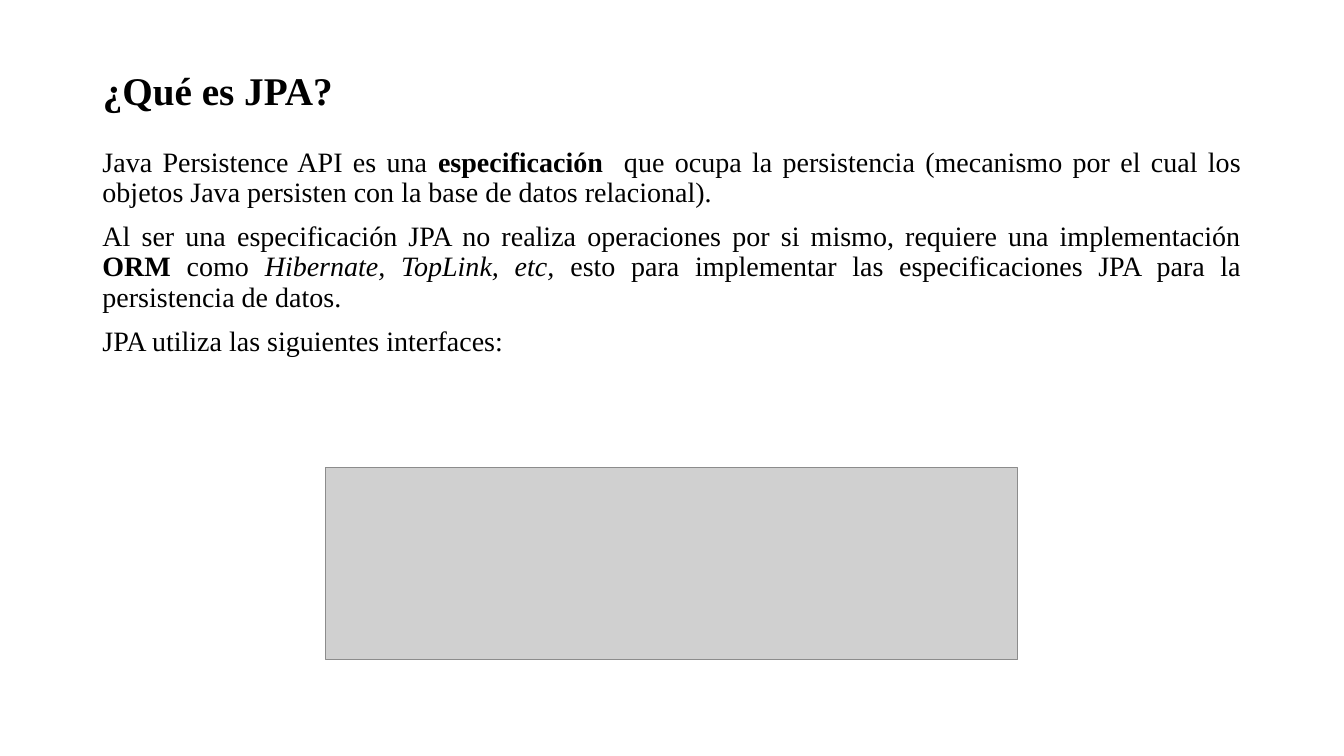
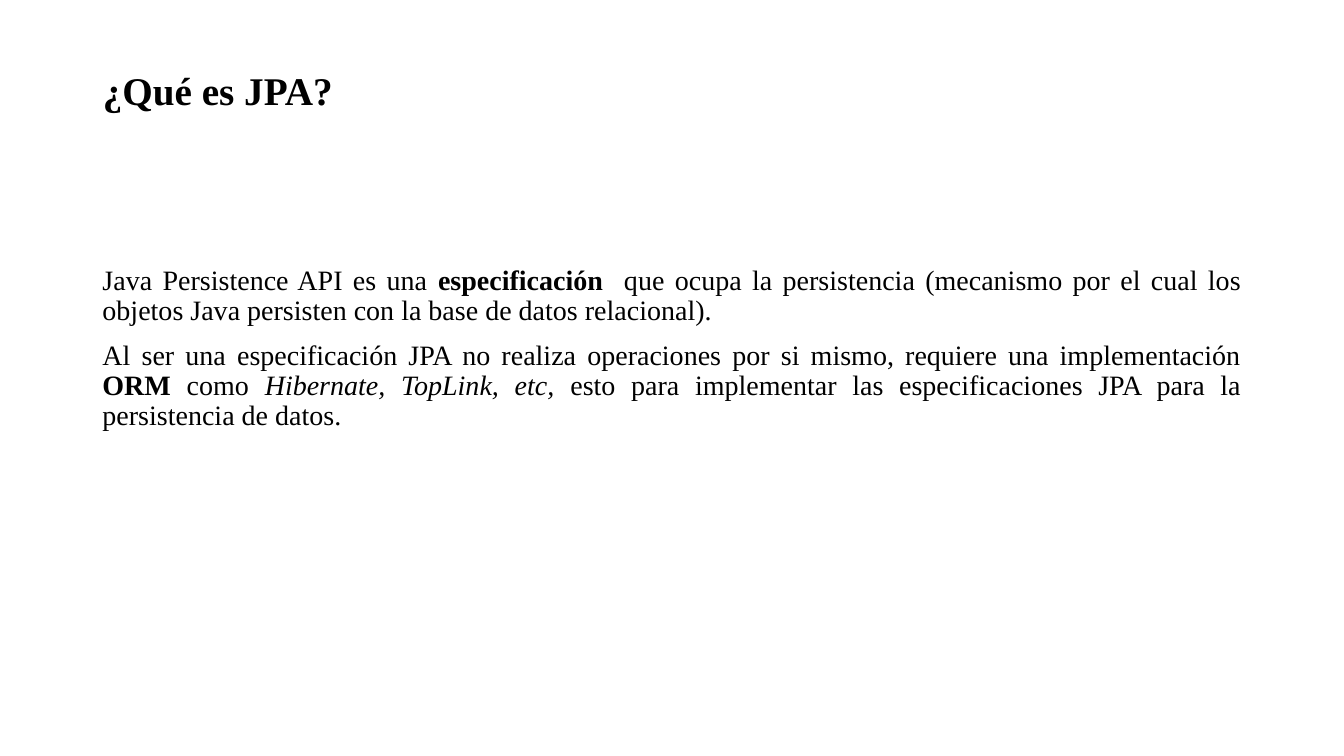
Before and after one commit to soycperez/jpa-concepts, a slide deck: slide 3 of JPA.pptx. Drawn at 1344x756 pixels with LibreOffice and Linux fonts; fonts in the diff are those of the drawing; grey boxes stand for pictures; background and template pictures are left out. Boxes give left, top, right and bottom in pixels: in the first picture for what was removed or moved away, otherwise in the second. Text is boxed around its words. In the diff, an @@ line names an element or a change of style, - is before the commit and + after.

```diff
--- a/JPA.pptx
+++ b/JPA.pptx
@@ text "Java Persistence API es una ...": place and size @@
-text "Java Persistence API es una ..." at box(102, 152, 1241, 356)
+text "Java Persistence API es una ..." at box(102, 270, 1241, 431)
@@ text at box(102, 331, 503, 356): paragraph removed @@
-JPA utiliza las siguientes interfaces:
@@ picture removed at box(326, 468, 1017, 660) @@
```
Also in this commit, not shown: 1 slide added.
